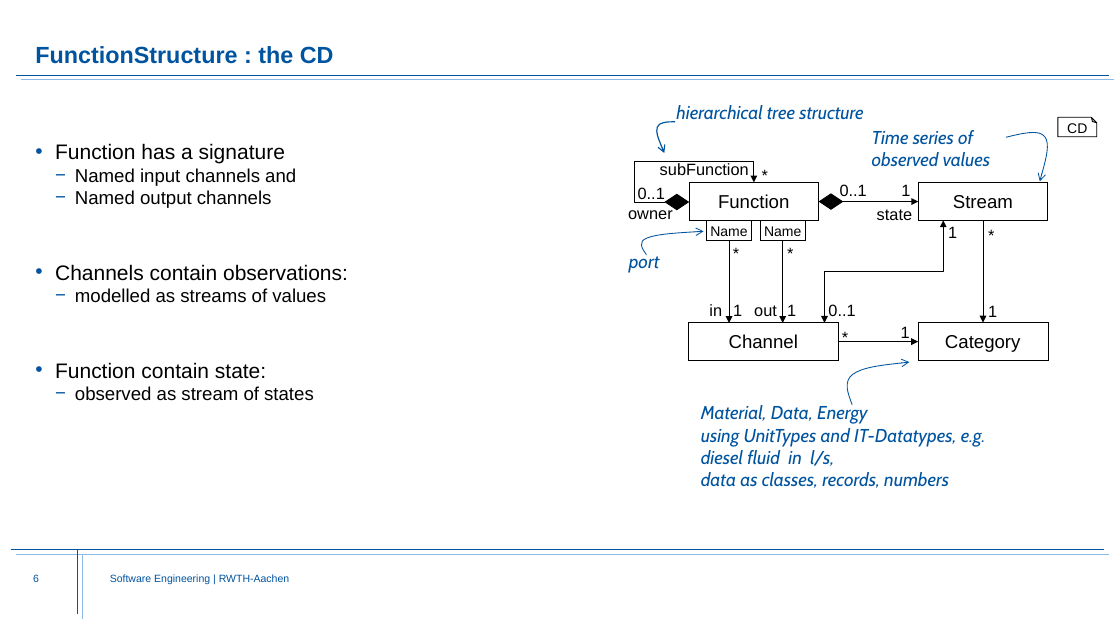
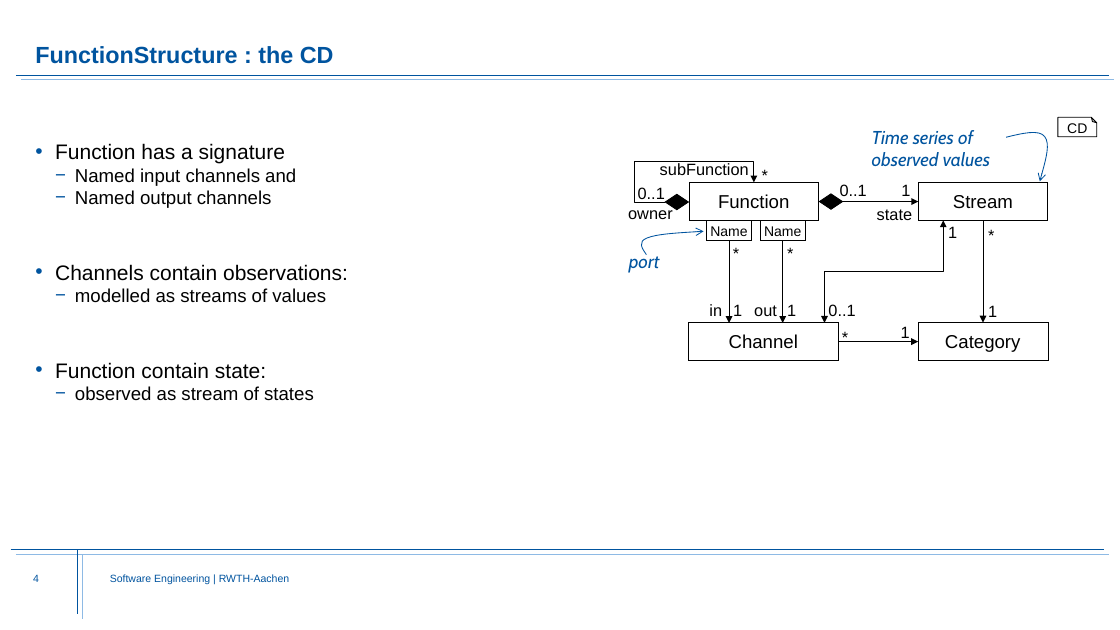
Before and after one commit to Fishi2402/montigem, a slide deck: slide 4 of products/syse_functions/doc/FunctionStructure.Explanation.pptx (slide 6 before the commit). Drawn at 1120x630 pixels with LibreOffice and Linux fonts; fonts in the diff are those of the drawing; background and template pictures are left out. Boxes give left, top, right and bottom in pixels: in the first picture for what was removed or moved away, otherwise in the second. Text is boxed around its words. In the diff, an @@ line names an element or a change of style, - is before the commit and + after.

```diff
--- a/products/syse_functions/doc/FunctionStructure.Explanation.pptx
+++ b/products/syse_functions/doc/FunctionStructure.Explanation.pptx
@@ text removed at (676,105,863,120) @@
-hierarchical tree structure
@@ freeform shape removed at (657,122,676,153) @@
@@ freeform shape removed at (847,362,909,405) @@
@@ text removed at (701,404,986,488) @@
-Material, Data, Energy
-using UnitTypes and IT-Datatypes, e.g.
-diesel fluid in l/s,
-data as classes, records, numbers
@@ page number at (33,575,39,582): text changed @@
-6
+4
```
Also in this commit, not shown: 4 other slides changed, 2 slides removed.
